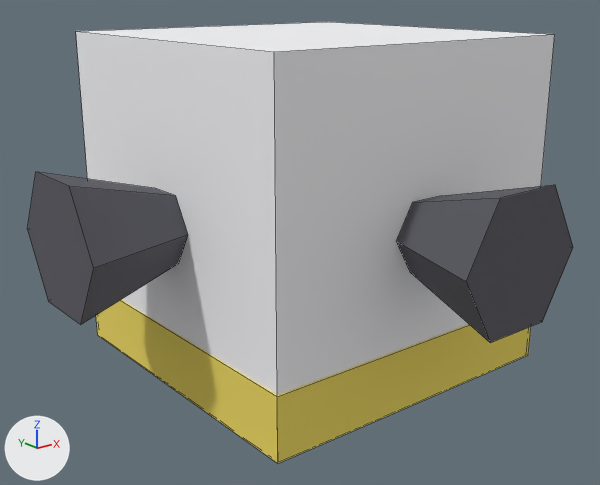
Renders of the OBJ model tenebris-rs/assets/models/ship_rcs_block.obj from each side of a commit.
Before and after are seen from a camera (50 mm lens) standing at (-0.606, -0.743, 0.434) and looking at (-0.017, -0.007, 0.139). Every picture has the same lights, and +X, +Y and +Z are marked at lower left. The first picture is the older version. Mesh edges are drawn as thin lines. Where no turn or scale is listed for an object, it has been applied to the vertices.

Names of what the first picture shows: 'band', 'body', 'nozzles'.
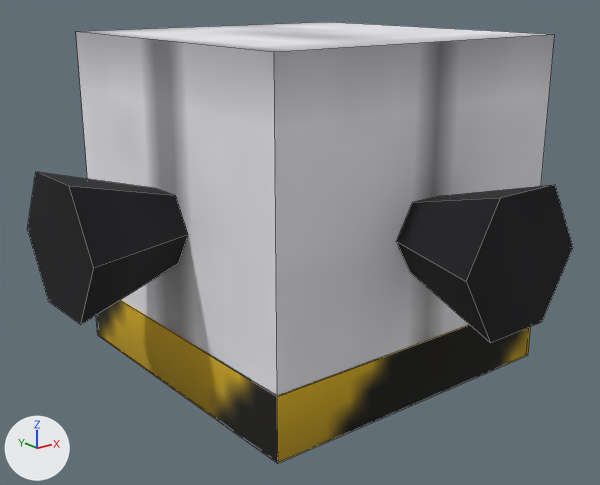
Where the change shows, as pixel boxes [x1, y1, x2, y2] in the pictures (600 x 485 px):
```json
{"object": "body", "change": "surface changed", "before": [76, 22, 555, 395], "after": [76, 22, 555, 395]}
{"object": "nozzles", "change": "surface changed", "before": [27, 172, 573, 343], "after": [27, 172, 573, 343], "on screen": "dark grey to black"}
{"object": "band", "change": "surface changed", "before": [96, 300, 531, 463], "after": [96, 300, 531, 463], "on screen": "darker"}
```

Scene script edits in JSON lines:
```json
{"op": "add", "block": "img_ship_rcs_block_png", "code": ["img_ship_rcs_block_png = load_image('ship_rcs_block.png', 'ship_rcs_block.png', 256, 256, 'sRGB')"]}
{"op": "remove", "block": "mat_hazard", "code": "mat_hazard.base_color = (0.86, 0.7, 0.12)  # yellow #efda61"}
{"op": "add", "block": "mat_hazard", "code": "mat_hazard.texture = img_ship_rcs_block_png"}
{"op": "remove", "block": "mat_white", "code": "mat_white.base_color = (0.92, 0.92, 0.94)  # white #f6f6f8"}
{"op": "add", "block": "mat_white", "code": "mat_white.texture = img_ship_rcs_block_png"}
{"op": "remove", "block": "mat_black", "code": "mat_black.base_color = (0.1, 0.1, 0.12)  # dark grey #595961"}
{"op": "add", "block": "mat_black", "code": "mat_black.texture = img_ship_rcs_block_png"}
{"block": "me_band", "where": "me_band.from_pydata(...)  # 8 vertices, 6 faces; spans x -0.192..0.192, y -0.192..0.192, z 0.0..0.07"}
{"block": "me_band", "where": "# used by ob_band; location = (0.0, 0.0, 0.0)"}
{"block": "me_band", "change": "me_band part 1: texture (UV) coordinates changed"}
{"block": "me_body", "where": "me_body.from_pydata(...)  # 8 vertices, 6 faces; spans x -0.19..0.19, y -0.19..0.19, z 0.0..0.38"}
{"block": "me_body", "where": "# used by ob_body; location = (0.0, 0.0, 0.0)"}
{"block": "me_body", "change": "me_body part 2: texture (UV) coordinates changed"}
```
